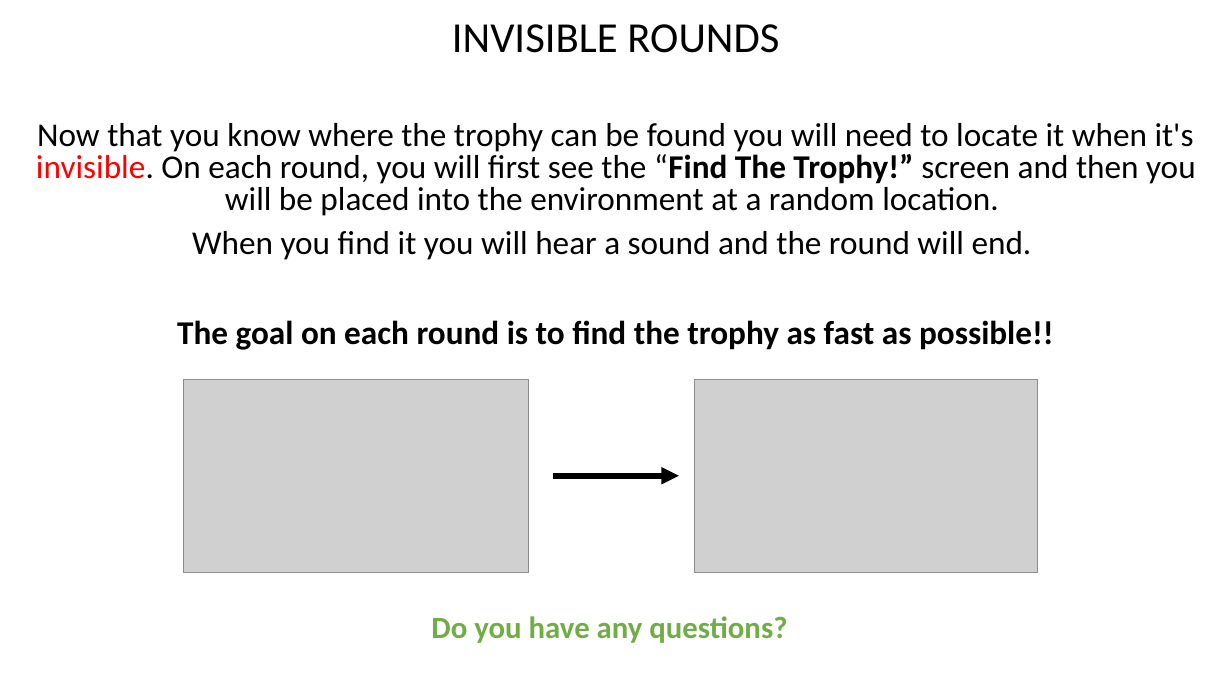
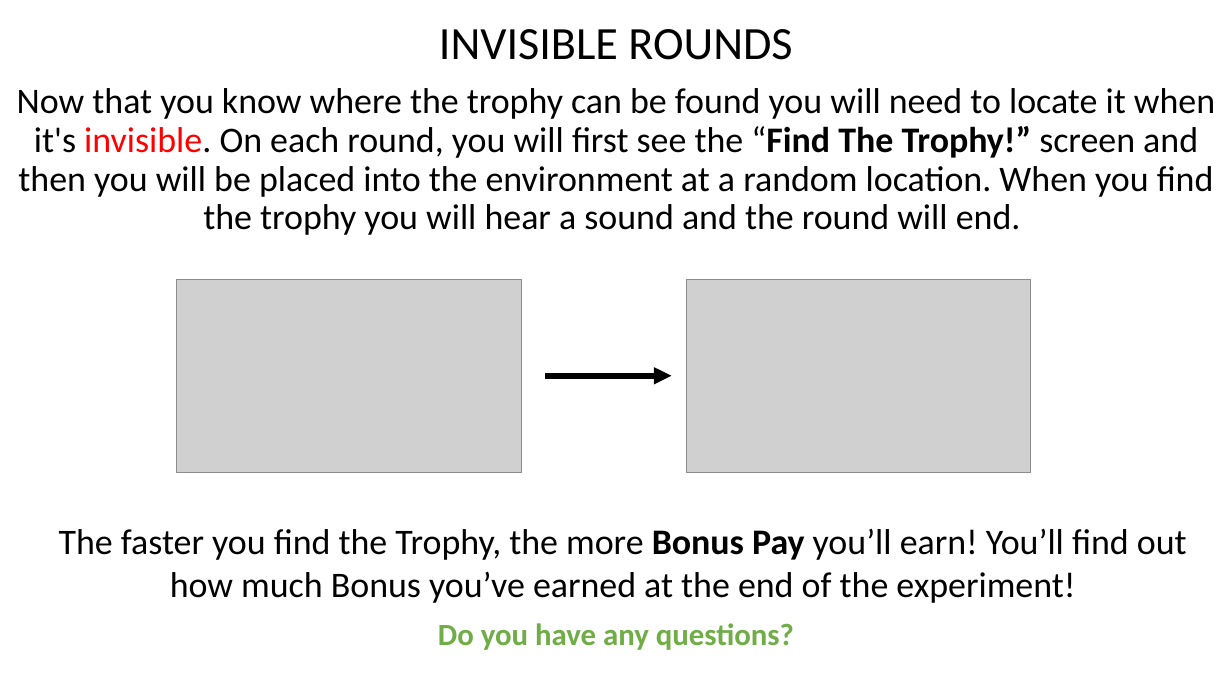
Before and after one commit to kbnealy/OpenMaze, a slide deck: slide 6 of Assets/StreamingAssets/2D_Objects/ID/WaterMaze_Online_Threshold.pptx (slide 5 before the commit). Drawn at 1232x693 pixels with LibreOffice and Linux fonts; fonts in the diff are those of the drawing; grey boxes stand for pictures. Boxes give left, top, right and bottom in pixels: in the first picture for what was removed or moved away, otherwise in the second. Text is boxed around its words. In the diff, an @@ line names an element or a change of style, - is before the commit and + after.

```diff
--- a/Assets/StreamingAssets/2D_Objects/ID/WaterMaze_Online_Threshold.pptx
+++ b/Assets/StreamingAssets/2D_Objects/ID/WaterMaze_Online_Threshold.pptx
@@ text at (x1=439, y1=29, x2=792, y2=60): size 33.3 to 36 pt in "INVISIBLE ROUNDS"; line spacing 0.8 to 0.9 @@
@@ text at (x1=17, y1=88, x2=1215, y2=235): text changed; size 25.9 to 28 pt @@
-Now that you know where the trophy can be found you will need to locate it when it's invisible. On each round, you will first see the “Find The Trophy!” screen and then you will be placed into the environment at a random location.
-When you find it you will hear a sound and the round will end.
-The goal on each round is to find the trophy as fast as possible!!
+Now that you know where the trophy can be found you will need to locate it when it's invisible. On each round, you will first see the “Find The Trophy!” screen and then you will be placed into the environment at a random location. When you find the trophy you will hear a sound and the round will end.
@@ picture moved from (x1=184, y1=380, x2=529, y2=573) to (x1=177, y1=279, x2=521, y2=472) @@
@@ picture moved from (x1=694, y1=380, x2=1038, y2=573) to (x1=687, y1=279, x2=1031, y2=472) @@
@@ arrow moved from (553, 476) - (679, 476) to (545, 376) - (671, 376) @@
@@ text added at (x1=59, y1=528, x2=1187, y2=603), 28 pt, text #000000 @@
+The faster you find the Trophy, the more Bonus Pay you’ll earn! You’ll find out how much Bonus you’ve earned at the end of the experiment!
@@ text "Do you have any questions?" moved from (x1=431, y1=616, x2=787, y2=643) to (x1=438, y1=623, x2=794, y2=650) @@
```
Also in this commit, not shown: 2 other slides changed, 42 other files.
